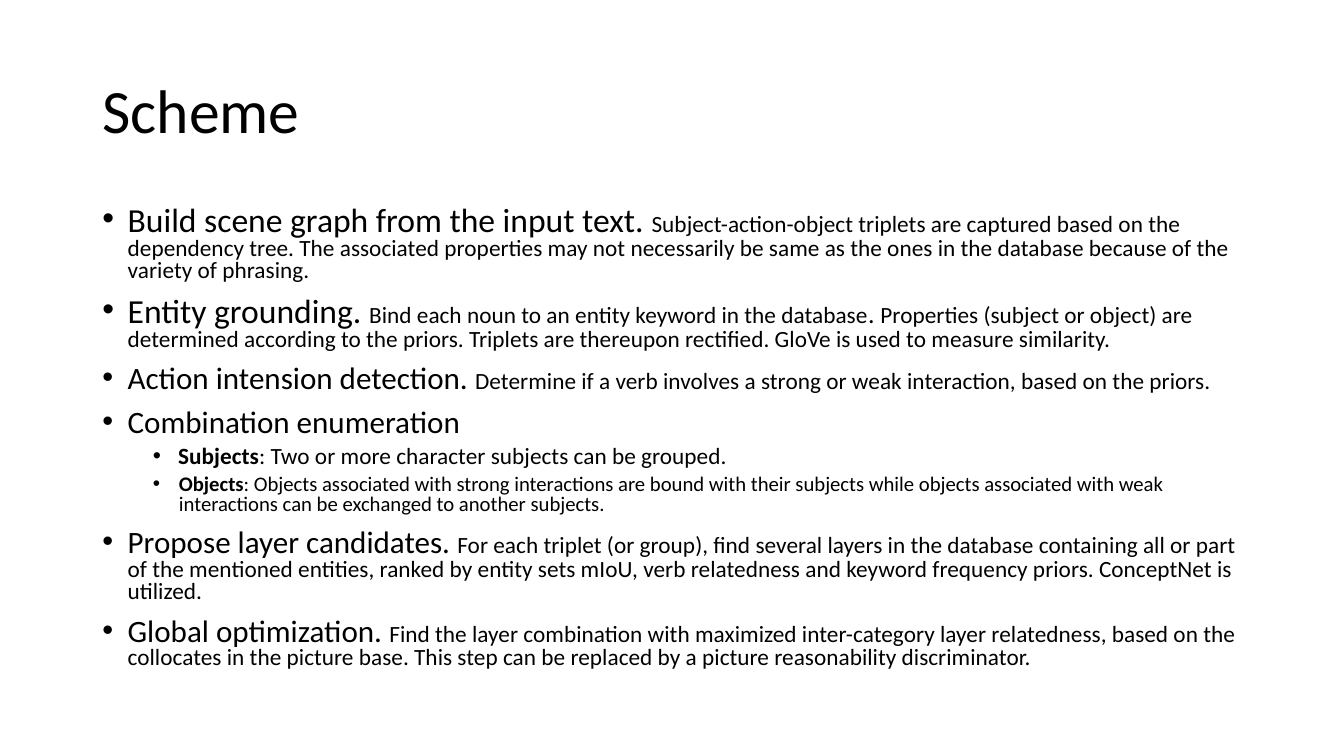
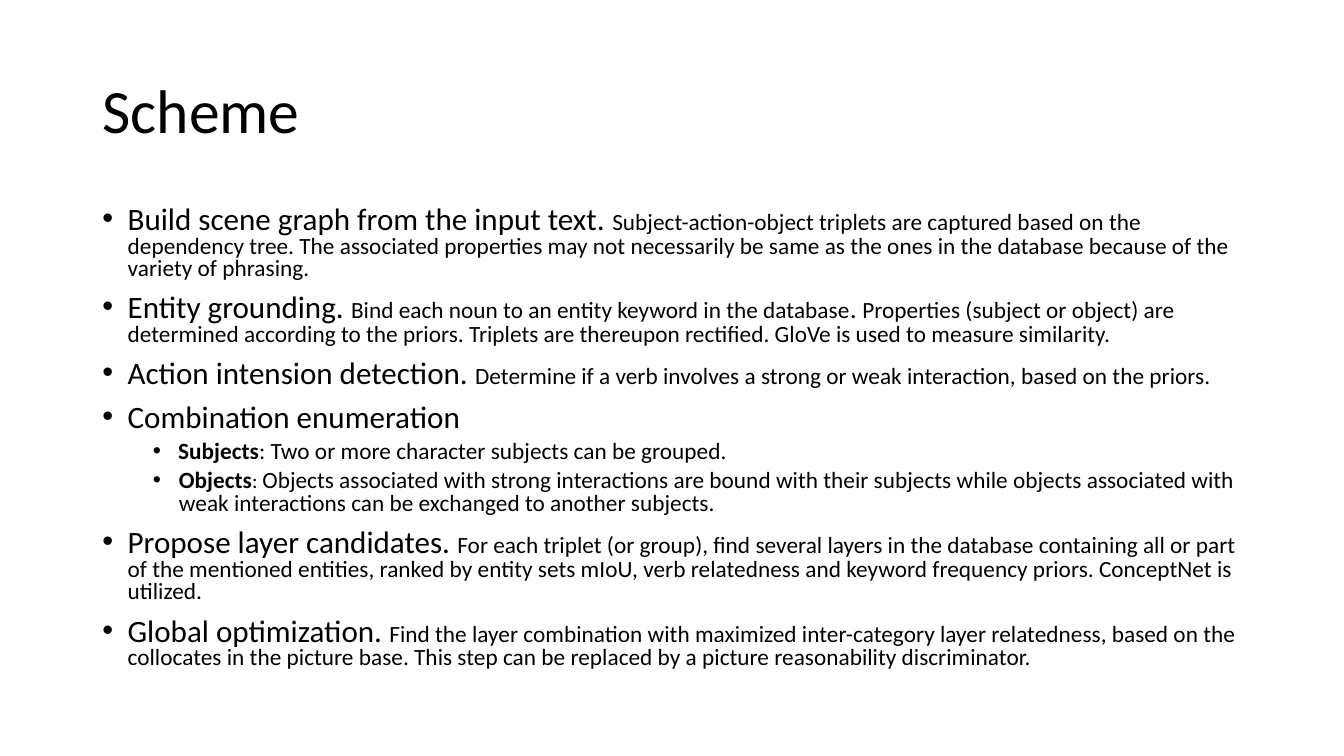
Before and after one commit to shwinshaker/Text2Scene, a slide deck: slide 4 of docs/report/weeklyReport-Aug26.pptx (slide 3 before the commit). Drawn at 1344x756 pixels with LibreOffice and Linux fonts; fonts in the diff are those of the drawing. Boxes give left, top, right and bottom in pixels: in the first picture for what was removed or moved away, otherwise in the second. Text is boxed around its words. In the diff, an @@ line names an element or a change of style, - is before the commit and + after.

```diff
--- a/docs/report/weeklyReport-Aug26.pptx
+++ b/docs/report/weeklyReport-Aug26.pptx
@@ text at [128,208,1233,515]: size 24.1 to 22.2 pt in "Build scene graph from the input text.", "Entity grounding."; size 14.8 to 16.6 pt in "Objects: Objects associated with strong interactions are ..." @@
```
Also in this commit, not shown: 1 slide added, 3 other files.
